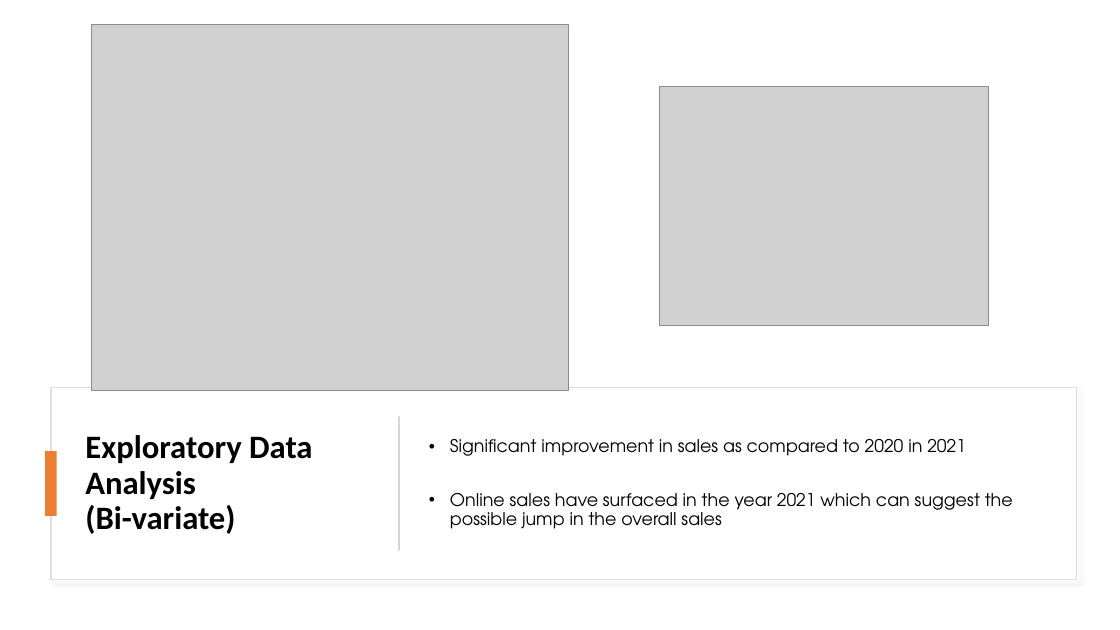
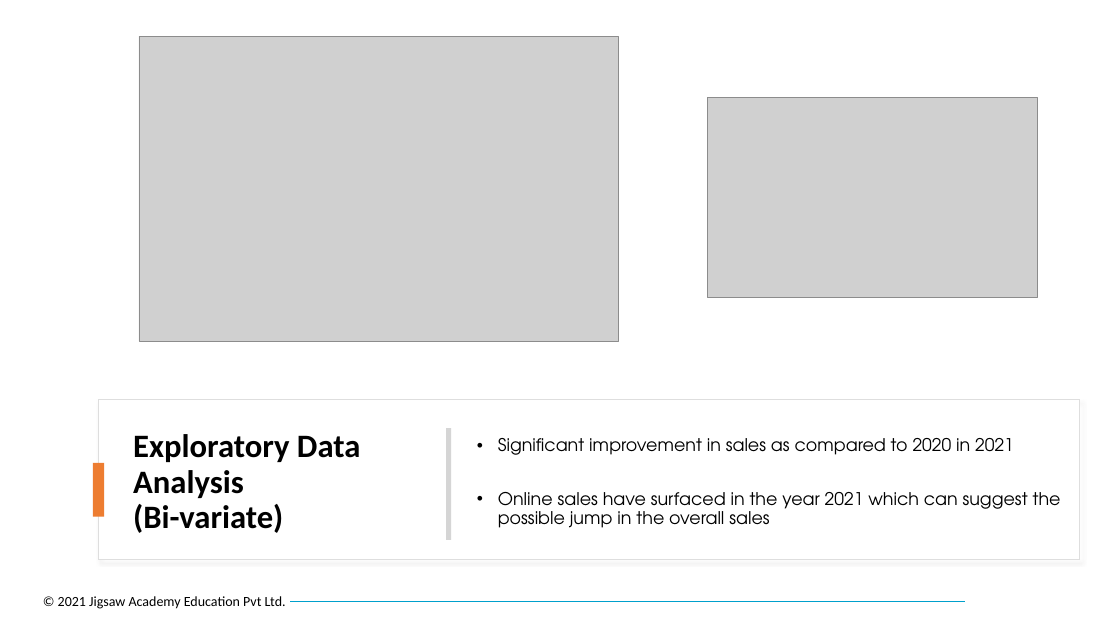
Before and after one commit to guttesuraj01/IPBA_Project_Group_A, a slide deck: slide 7 of John's Presentation + DB Scan.pptx (slide 6 before the commit). Drawn at 1120x630 pixels with LibreOffice and Linux fonts; fonts in the diff are those of the drawing; grey boxes stand for pictures; background and template pictures are left out. Boxes give left, top, right and bottom in pixels: in the first picture for what was removed or moved away, otherwise in the second. Text is boxed around its words. In the diff, an @@ line names an element or a change of style, - is before the commit and + after.

```diff
--- a/John's Presentation + DB Scan.pptx
+++ b/John's Presentation + DB Scan.pptx
@@ picture: place and size @@
-picture at box(92, 24, 569, 391)
+picture at box(139, 36, 618, 341)
@@ picture: place and size @@
-picture at box(660, 87, 989, 326)
+picture at box(707, 97, 1038, 297)
@@ rectangle: place and size @@
-rectangle at box(51, 387, 1077, 579)
+rectangle at box(99, 399, 1080, 559)
@@ title "Exploratory Data Analysis (Bi-variate)": place and size @@
-title "Exploratory Data Analysis (Bi-variate)" at box(85, 435, 312, 534)
+title "Exploratory Data Analysis (Bi-variate)" at box(133, 434, 360, 533)
@@ rectangle: place and size @@
-rectangle at box(398, 417, 400, 551)
+rectangle at box(446, 428, 451, 540)
@@ text "Significant improvement in sales as ...": place and size @@
-text "Significant improvement in sales as ..." at box(450, 439, 1013, 529)
+text "Significant improvement in sales as ..." at box(498, 438, 1061, 528)
@@ rectangle: place and size @@
-rectangle at box(45, 451, 57, 516)
+rectangle at box(93, 463, 104, 517)
@@ text added at box(58, 596, 286, 609), 12 pt, text #000000 @@
+© 2021 Jigsaw Academy Education Pvt Ltd.
@@ line added from (291, 602) to (965, 602), #00A0CC 0.5 pt @@
```
Also in this commit, not shown: 6 other slides changed, 3 slides added, 1 slide removed.
